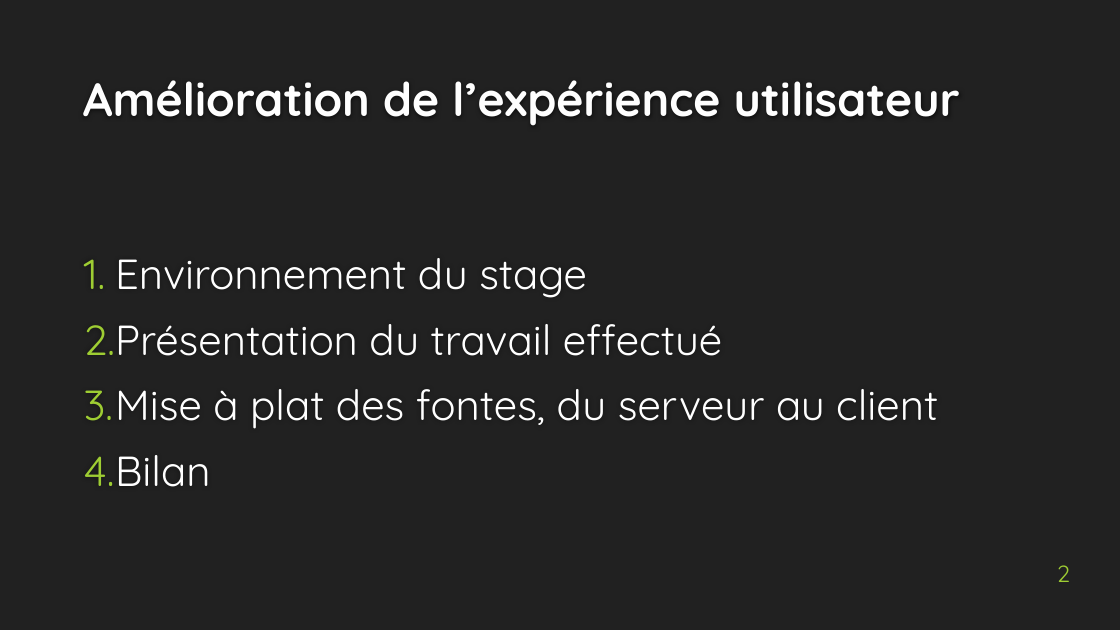
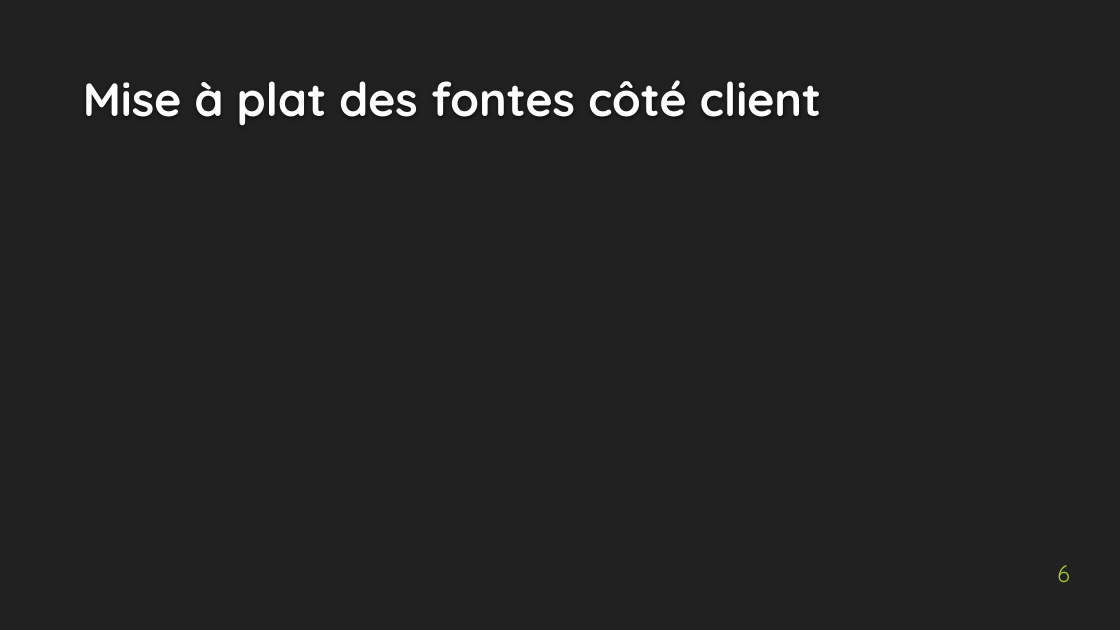
Before and after one commit to MartinBolot/Cours-IUT-Lyon1, a slide deck: slide 6 of Stage/Soutenance/presentation_soutenance.pptx (slide 2 before the commit). Drawn at 1120x630 pixels with LibreOffice and Linux fonts; fonts in the diff are those of the drawing; background and template pictures are left out. Boxes give left, top, right and bottom in pixels: in the first picture for what was removed or moved away, otherwise in the second. Text is boxed around its words. In the diff, an @@ line names an element or a change of style, - is before the commit and + after.

```diff
--- a/Stage/Soutenance/presentation_soutenance.pptx
+++ b/Stage/Soutenance/presentation_soutenance.pptx
@@ title at [83,80,821,126]: text changed @@
-Amélioration de l’expérience utilisateur
+Mise à plat des fontes côté client
@@ text removed at [84,258,938,487] @@
-1. Environnement du stage
-2. Présentation du travail effectué
-3. Mise à plat des fontes, du serveur au client
-4. Bilan
@@ page number at [1057,565,1070,582]: text changed @@
-2
+6
```
Also in this commit, not shown: 1 other slide changed, 6 slides added, 1 slide removed, 3 other files.
